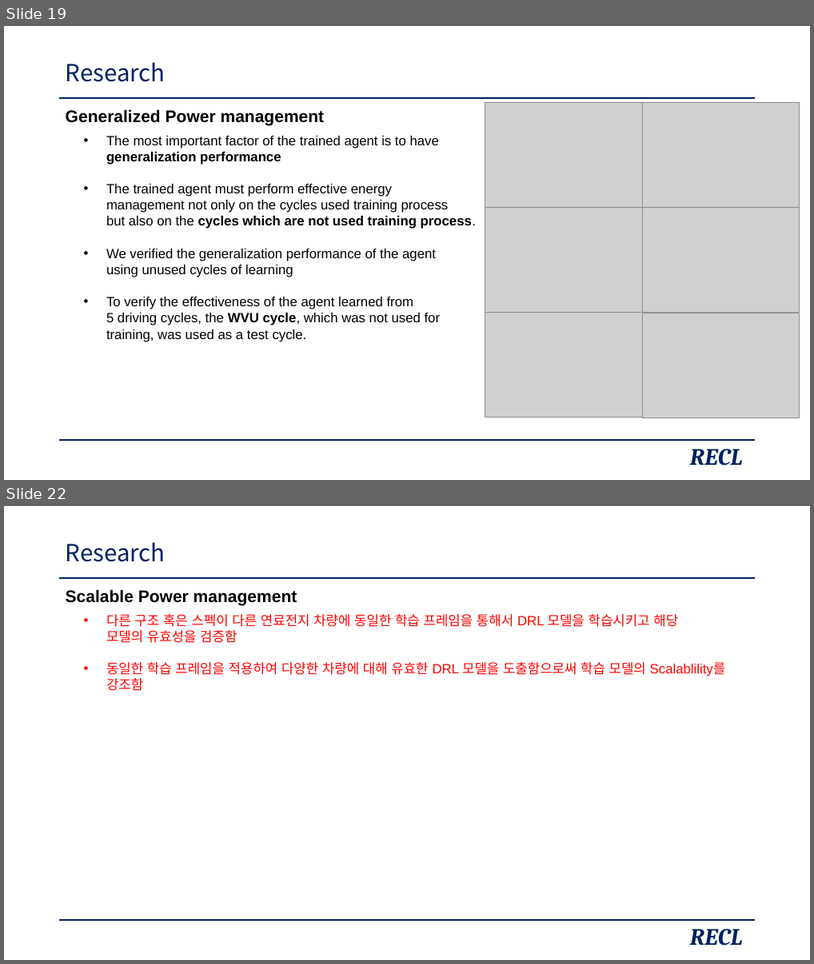
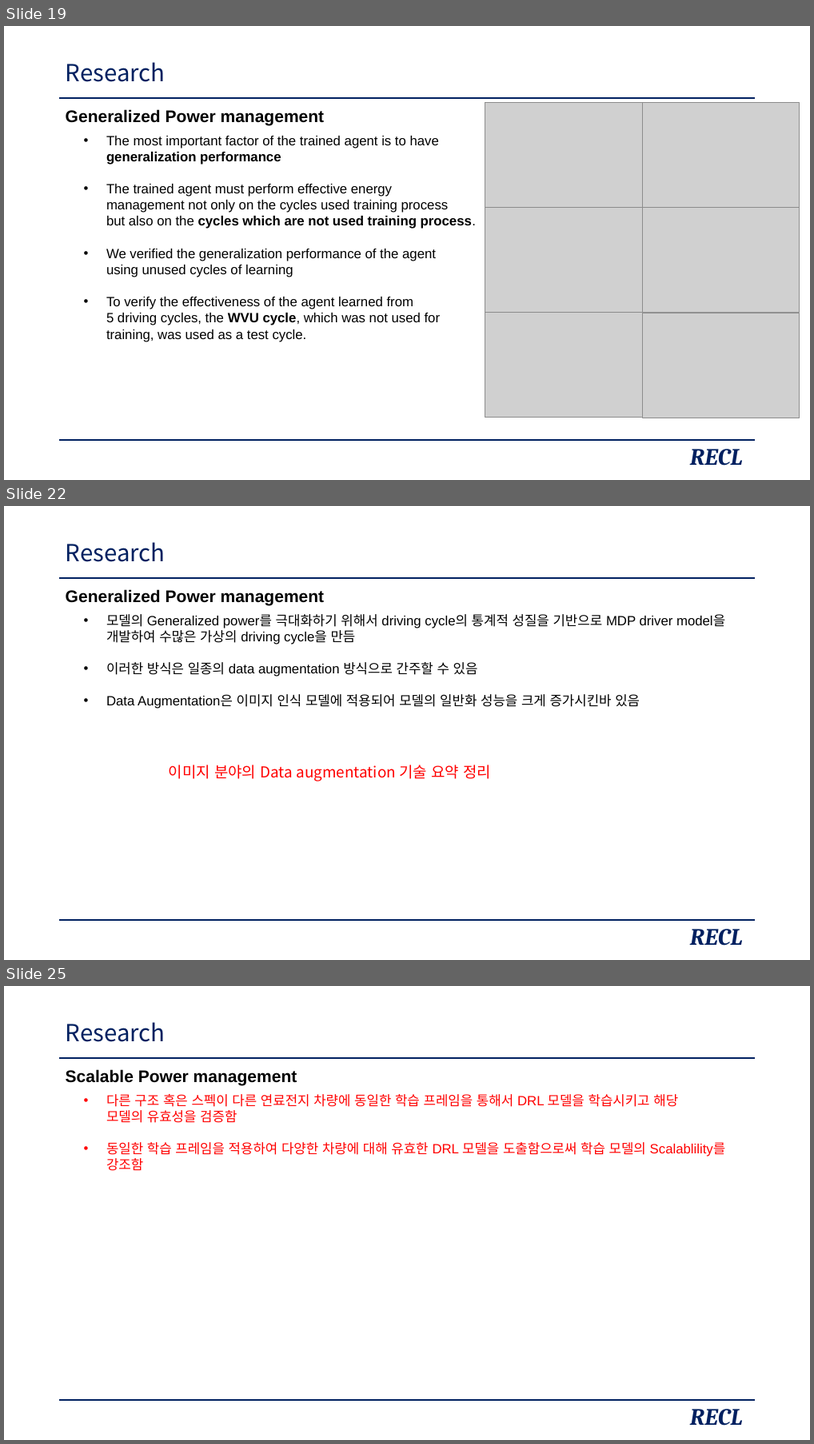
Before and after one commit to zidane89/experiment, a slide deck: 발표자료_초안.pptx. Shown one above the other, each under a label of ours: slides 19 and 22 before the commit, slides 19, 22 and 25 after it; the slides between them are not shown. The pictures are 814x964 and 814x1444 pixels, drawn with LibreOffice and Linux fonts; fonts in the diff are those of the drawing; grey boxes stand for pictures. Boxes give left, top, right and bottom in pixels: in the first picture for what was removed or moved away, otherwise in the second. Text is boxed around its words. In the diff, an @@ line names an element or a change of style, - is before the commit and + after.

```diff
--- a/발표자료_초안.pptx
+++ b/발표자료_초안.pptx
@@ slide 22 added at bbox=[4, 506, 810, 960], background #FFFFFF; not listed: 2 template elements that a slide beside it also shows @@
@@ title added at bbox=[66, 542, 166, 562], 28 pt, text #002060 @@
+Research
@@ text added at bbox=[66, 589, 325, 605], 20 pt, text #000000, bold @@
+Generalized Power management
@@ text added at bbox=[106, 614, 726, 708], 16 pt, text #000000 @@
+• 모델의 Generalized power를 극대화하기 위해서 driving cycle의 통계적 성질을 기반으로 MDP driver model을
+  개발하여 수많은 가상의 driving cycle을 만듬
+• 이러한 방식은 일종의 data augmentation 방식으로 간주할 수 있음
+• Data Augmentation은 이미지 인식 모델에 적용되어 모델의 일반화 성능을 크게 증가시킨바 있음
@@ text added at bbox=[169, 764, 491, 781], 18 pt, text #FF0000 @@
+이미지 분야의 Data augmentation 기술 요약 정리
@@ text added at bbox=[690, 928, 743, 945], 28 pt, text #002060, bold, italic @@
+RECL
@@ what was slide 22 is now slide 25 @@
```
Also in this commit, not shown: 2 slides changed, 2 other slides added.
